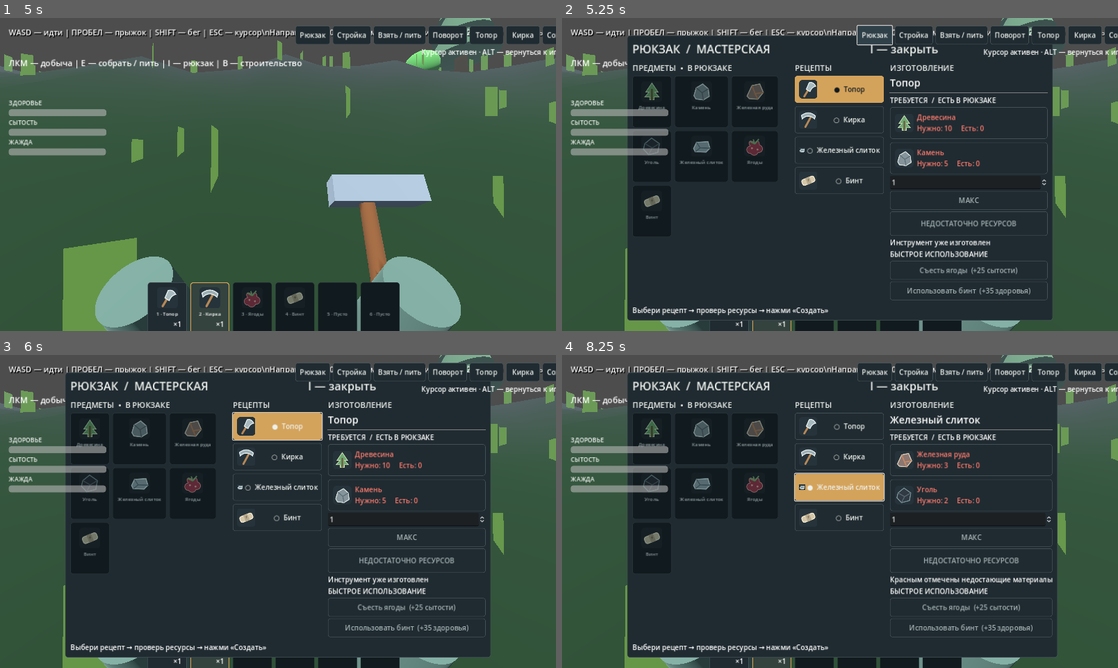
Above: before the commit, frames 1-4 (two rows, left to right).
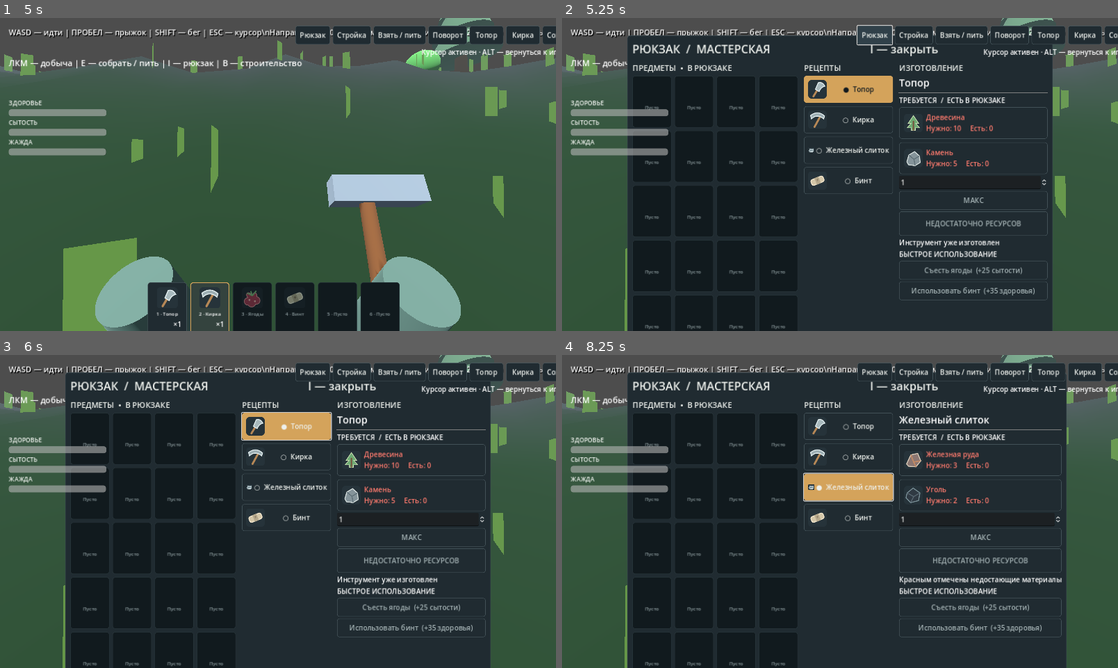
Above: after the commit, the same moments.

Repository: noval000/survival
Game: Godot game, scene res://scenes/Main.tscn
Two runs of this game, one before a commit and one after it. Both use one fixed random seed, a clock stepped at 60 frames per second and the inputs below.
Inputs (mouse positions are in pixels of both pictures, inside the frame that each line leads up to):
- Up to frame 1 (5 s): tap Enter at 0.5 s; move the mouse to (305, 174) at 0.52 s; hold Shift (sprint) 0.53-1.28 s; hold W (move_forward) 0.53-2.75 s; click (305, 174) at 0.67 s; tap Space (jump) at 0.77, 1.52 s; move the mouse to (250, 174) at 1.27 s; tap E at 1.35 s; move the mouse to (289, 168) at 2.02 s; tap Alt at 2.1 s; drag from (166, 309) to (111, 127) at 2.77 s; drag from (211, 309) to (305, 174) at 3.52 s; drag from (250, 309) to (194, 96) at 4.27 s
- Up to frame 2 (5.25 s): click "Рюкзак" at 5 s
- Up to frame 3 (6 s): click "● Топор" at 5.75 s
- Up to frame 4 (8.25 s): click "○ Кирка" at 6.5 s; click "○ Топор" at 7.25 s; click "○ Железный слиток" at 8 s

Frame 1 is identical in both runs. In frame 2, 6.8% of the frame differs, in the area x 11-89%, y 14-100%; in frame 3, 6.8%; in frame 4, 8.8%, in the area x 11-91%, y 6-100%.

Commit message:
Display 24 inventory slots with real stack merge swap split and overflow notice

Diff:
--- a/godot/scripts/InventoryUI.gd
+++ b/godot/scripts/InventoryUI.gd
@@ -3,6 +3,7 @@
 const UI = preload("res://scripts/UIDesign.gd")
 const ICON_DIR := "res://assets/icons/"
 const SLOT = preload("res://scripts/InventorySlot.gd")
+const STACKS = preload("res://scripts/InventoryStacks.gd")
 
 signal craft_requested(recipe: String, quantity: int)
 signal consumable_requested(kind: String)
@@ -33,6 +34,9 @@
 var hotbar_slots: Array = []
 var item_labels: Dictionary = {}
 var item_slots: Dictionary = {}
+var bag_slots: Array = []
+var stack_model = STACKS.new()
+var overflow_label: Label
 var recipe_buttons: Dictionary = {}
 var use_buttons: Dictionary = {}
 var recipe_list: VBoxContainer
@@ -94,24 +98,30 @@
     columns.size_flags_vertical = Control.SIZE_EXPAND_FILL
     layout.add_child(columns)
     var bag := VBoxContainer.new()
-    bag.custom_minimum_size.x = 360
+    bag.custom_minimum_size.x = 350
     columns.add_child(bag)
     var bag_title := Label.new()
     bag_title.text = "ПРЕДМЕТЫ  •  В РЮКЗАКЕ"
     bag_title.add_theme_font_size_override("font_size", 18)
     bag.add_child(bag_title)
     var slots := GridContainer.new()
-    slots.columns = 3
+    slots.columns = 4
     slots.add_theme_constant_override("h_separation", 7)
     slots.add_theme_constant_override("v_separation", 7)
     bag.add_child(slots)
-    for kind in ITEMS:
+    for index in range(STACKS.CAPACITY):
         var tile = SLOT.new()
-        tile.custom_minimum_size = Vector2(112, 112)
+        tile.custom_minimum_size = Vector2(76, 76)
+        tile.slot_index = 100 + index
         tile.draggable = true
-        tile.slot_pressed.connect(activate_slot)
+        tile.stack_dropped.connect(move_bag_stack)
+        tile.item_dropped.connect(assign_hotbar)
         slots.add_child(tile)
-        item_slots[kind] = tile
+        bag_slots.append(tile)
+    overflow_label = Label.new()
+    overflow_label.autowrap_mode = TextServer.AUTOWRAP_WORD_SMART
+    overflow_label.add_theme_color_override("font_color", UI.DANGER)
+    bag.add_child(overflow_label)
     var catalog := VBoxContainer.new()
     catalog.custom_minimum_size.x = 205
     columns.add_child(catalog)
@@ -187,6 +197,30 @@
     panel.visible = false
     refresh()
 
+func reconcile_stacks() -> void:
+    for kind in ITEMS:
+        var desired: int = maxi(0, int(inventory.get(kind, 0)))
+        var actual: int = stack_model.count(kind)
+        if actual < desired:
+            stack_model.add(kind, desired - actual)
+        elif actual > desired:
+            stack_model.remove(kind, actual - desired)
+
+func move_bag_stack(source: int, destination: int, half: bool) -> void:
+    if half:
+        stack_model.split(source, destination)
+    else:
+        stack_model.move(source, destination)
+    refresh()
+
+func get_bag_layout() -> Array:
+    return stack_model.serialize()
+
+func restore_bag_layout(data: Array) -> void:
+    if stack_model.restore(data):
+        reconcile_stacks()
+        refresh()
+
 func item_name(kind: String) -> String:
     if kind in ITEMS:
         return str(ITEMS[kind][0])
@@ -278,6 +312,7 @@
 func set_inventory(values: Dictionary, owned_tools: Dictionary, selected: String) -> void:
     inventory = values.duplicate()
     tools = owned_tools.duplicate()
+    reconcile_stacks()
     current_tool = selected
     refresh()
 
@@ -290,9 +325,16 @@
         var title := str(index + 1) + " · " + item_name(kind)
         hotbar_slots[index].update_item(kind, amount, title)
         hotbar_slots[index].add_theme_stylebox_override("panel", UI.panel_style(kind == current_tool and kind != ""))
-    for kind in item_slots:
-        var tile = item_slots[kind]
-        tile.update_item(kind, item_count(kind), item_name(kind))
+    for index in range(bag_slots.size()):
+        var slot: Dictionary = stack_model.slots[index]
+        var kind := str(slot.get("kind", ""))
+        bag_slots[index].update_item(kind, int(slot.get("count", 0)), item_name(kind))
+    var overflow: Array[String] = []
+    for kind in ITEMS:
+        var hidden: int = maxi(0, int(inventory.get(kind, 0)) - stack_model.count(kind))
+        if hidden > 0:
+            overflow.append("%s: %d" % [item_name(kind), hidden])
+    overflow_label.text = "Нет места в слотах: " + ", ".join(overflow) if not overflow.is_empty() else ""
     for recipe in RECIPES:
         var info: Array = RECIPES[recipe]
         var button: Button = recipe_buttons[recipe]
